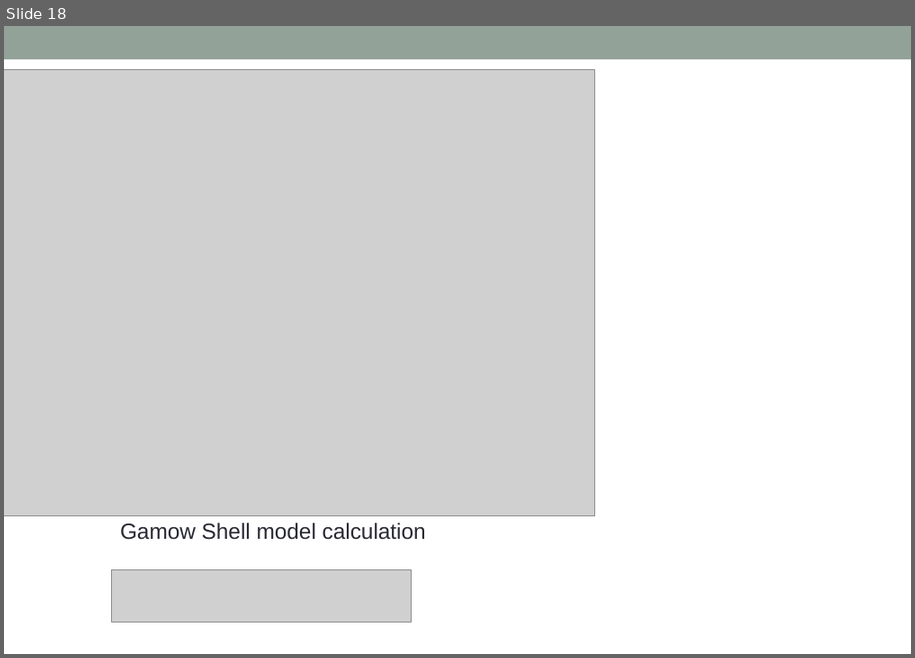
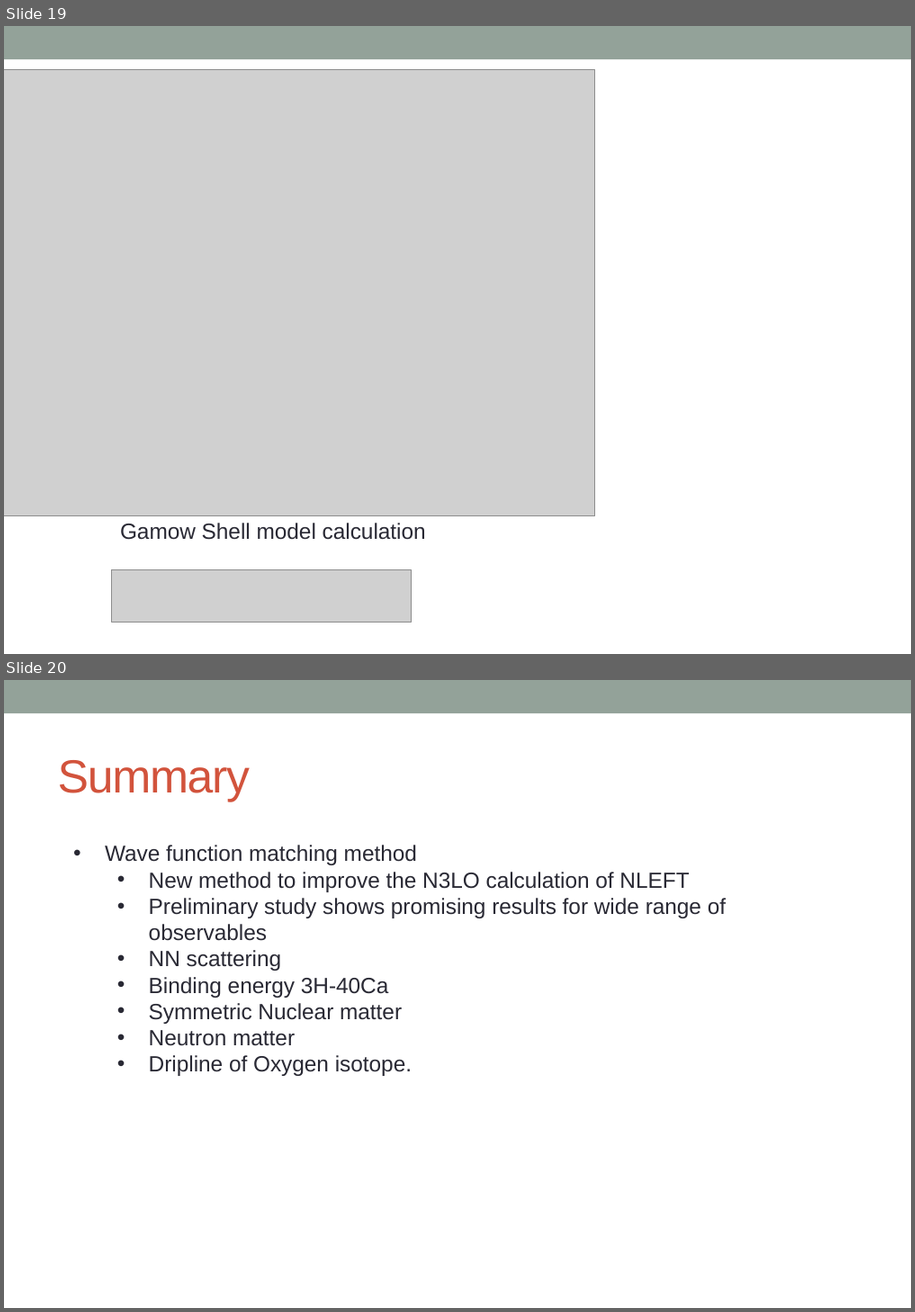
Before and after one commit to alphacentaury-github/NPSS2020, a slide deck: 20220411_KPS_송영호.pptx. Shown one above the other, each under a label of ours: slide 18 before the commit, slides 19 and 20 after it. The pictures are 915x658 and 915x1312 pixels, drawn with LibreOffice and Linux fonts; fonts in the diff are those of the drawing; grey boxes stand for pictures. Boxes give left, top, right and bottom in pixels: in the first picture for what was removed or moved away, otherwise in the second. Text is boxed around its words. In the diff, an @@ line names an element or a change of style, - is before the commit and + after.

```diff
--- a/20220411_KPS_송영호.pptx
+++ b/20220411_KPS_송영호.pptx
@@ slide 20 added at (4, 680, 911, 1308), background #FFFFFF; not listed: 1 template element that a slide beside it also shows @@
@@ title added at (58, 760, 250, 802), 40 pt, text #D2533C @@
+Summary
@@ text added at (105, 845, 726, 1076), 18.9 pt, text #292934 @@
+• Wave function matching method
+  • New method to improve the N3LO calculation of NLEFT
+  • Preliminary study shows promising results for wide range of observables
+  • NN scattering
+  • Binding energy 3H-40Ca
+  • Symmetric Nuclear matter
+  • Neutron matter
+  • Dripline of Oxygen isotope.
@@ what was slide 18 is now slide 19 @@
```
Also in this commit, not shown: 1 other slide added, 1 other file.
